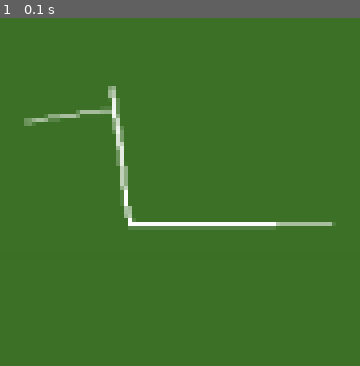
Above: before the commit, frame 1.
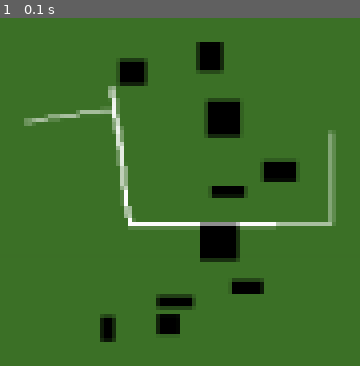
Above: after the commit, the same moment.

Repository: pauloqt/Procedural-L-System-City-Generator-with-Shortest-Path-Finder-using-Ant-Colony-Optimization-ACO-
Game: pygame game, started from lsystem-pygame.py
The game is run twice, just before and just after one commit, with the same random seed, the same clock (stepped at 60 frames per second) and the same inputs.
Inputs:
- Up to frame 1 (0.1 s): type "1 (at the terminal prompt)" at 0 s

The runs differ from the first frame. In frame 1, 6.9% of the frame differs, in the area x 27-94%, y 6-94%.

Commit message:
need to optimize and change the angle of the buildings

Diff:
--- a/lsystem-pygame.py
+++ b/lsystem-pygame.py
@@ -16,16 +16,20 @@
 }
 
 # rules para sa mag co-connect ng 2nd generation
-connecting_axiom = "C"
+connecting_axiom = "CD"
 connecting_rules = {
     "C": [
-        "CCC", "C[+CC]", "C[-CC]"
+        "CC", "CC[+CC]", "CC[-CC]",
     ],
+    "D": [
+        "-FCD"
+    ]
 }
 
 depth_factor = 0.5
 marked_positions = [] # marker para sa branching
 marked_branching_positions = [] # marker para sa connecting ng road
+road_segments = []
 BG_COLOR = (61, 114, 40)
 ROAD_COLOR = (255, 255, 255)
 BLACK = (0, 0, 0)
@@ -102,6 +106,7 @@
                                  line_width)
             else:
                 pygame.draw.line(screen, ROAD_COLOR, (x, y), (new_x, new_y), 1)
+            road_segments.append(((x, y), (new_x, new_y)))
             x, y = new_x, new_y
         elif char == '+':
             heading -= angle
@@ -153,6 +158,7 @@
             new_x = x + length * math.cos(math.radians(heading))
             new_y = y - length * math.sin(math.radians(heading))
             pygame.draw.line(screen, ROAD_COLOR, (x, y), (new_x, new_y), 1)
+            road_segments.append(((x, y), (new_x, new_y)))
             x, y = new_x, new_y
         elif char == '+':
             heading -= angle
@@ -174,6 +180,41 @@
 
     return marked_branching_positions
 
+def does_rect_intersect_line(rect, line_start, line_end):
+    rect_x, rect_y, rect_width, rect_height = rect
+    lines = [
+        ((rect_x, rect_y), (rect_x + rect_width, rect_y)),
+        ((rect_x, rect_y), (rect_x, rect_y + rect_height)),
+        ((rect_x + rect_width, rect_y), (rect_x + rect_width, rect_y + rect_height)),
+        ((rect_x, rect_y + rect_height), (rect_x + rect_width, rect_y + rect_height)),
+    ]
+    for rect_line_start, rect_line_end in lines:
+        if do_lines_intersect(rect_line_start, rect_line_end, line_start, line_end):
+            return True
+    return False
+
+def do_lines_intersect(a_start, a_end, b_start, b_end):
+    def ccw(A, B, C):
+        return (C[1] - A[1]) * (B[0] - A[0]) > (B[1] - A[1]) * (C[0] - A[0])
+    A = a_start
+    B = a_end
+    C = b_start
+    D = b_end
+    return ccw(A, C, D) != ccw(B, C, D) and ccw(A, B, C) != ccw(A, B, D)
+
+def draw_random_buildings(screen, positions, num_rectangles=3):
+    for pos in positions:
+        for _ in range(num_rectangles):
+            width = random.uniform(5, 20)
+            height = random.uniform(5, 20)
+            x, y = pos
+            for _ in range(10):  # Attempt up to 10 times to find a non-overlapping position
+                offset_x = random.uniform(-50, 50)
+                offset_y = random.uniform(-50, 50)
+                rect = (x + offset_x, y + offset_y, width, height)
+                if not any(does_rect_intersect_line(rect, line_start, line_end) for line_start, line_end in road_segments):
+                    pygame.draw.rect(screen, BLACK, rect)  # Fill the rectangle
+                    break
 # Main function
 def main():
     pygame.init()
@@ -187,7 +228,7 @@
 
     # if no. iterations ay equal sa input babawasan niya yung iteration
     if num_iterations == 3:
-        main_instructions = generate_l_system(main_axiom, main_rules, num_iterations)
+        main_instructions = generate_l_system(main_axiom, main_rules, int(num_iterations - 0.01))
     elif num_iterations == 4 or num_iterations == 5:
         main_instructions = generate_l_system(main_axiom, main_rules, int(num_iterations - 0.1))
     elif num_iterations == 6 or num_iterations == 7:
@@ -260,7 +301,7 @@
                                         step_size * 2, depth_factor, x, y, heading)
             elif num_iterations == 4:
                 branching_instructions = generate_connecting_lsystem(connecting_axiom, connecting_rules,
-                                                                    int(num_iterations - 1.0))
+                                                                    int(num_iterations - 1.5))
                 draw_branching_l_system(screen, branching_instructions, angle_branching,
                                         step_size * 2, depth_factor, x, y, heading)
             elif num_iterations == 5:
@@ -289,24 +330,12 @@
                     draw_branching_l_system(screen, branching_instructions, angle_branching,
                                             step_size * 2, depth_factor, x, y, heading)
 
-    # Function for the random buildings
-    # def draw_random_buildings(screen, positions, num_rectangles):
-    #     for pos in positions:
-    #         for _ in range(num_rectangles):
-    #             # Random size
-    #             width = random.uniform(5, 8)
-    #             height = random.uniform(5, 8)
-    #
-    #             # Draw the rectangle at the specified position
-    #             x, y = pos
-    #             x += 50
-    #             y += 50
-    #             pygame.draw.rect(screen, black, (x, y, width, height))
-    #
-    # # Draw buildings at marked_branching_position
-    # if marked_positions:
-    #     positions = [(pos[0], pos[1]) for pos in marked_positions]
-    #     draw_random_buildings(screen, positions, num_iterations - 1)
+    num_rectangles = 5
+    # Draw buildings at marked_branching_position
+    if marked_positions:
+        positions = [(pos[0], pos[1]) for pos in marked_positions]
+        draw_random_buildings(screen, positions, num_rectangles)
+
 
     # Print marked positions
     # print("Marked Positions:", marked_positions)
